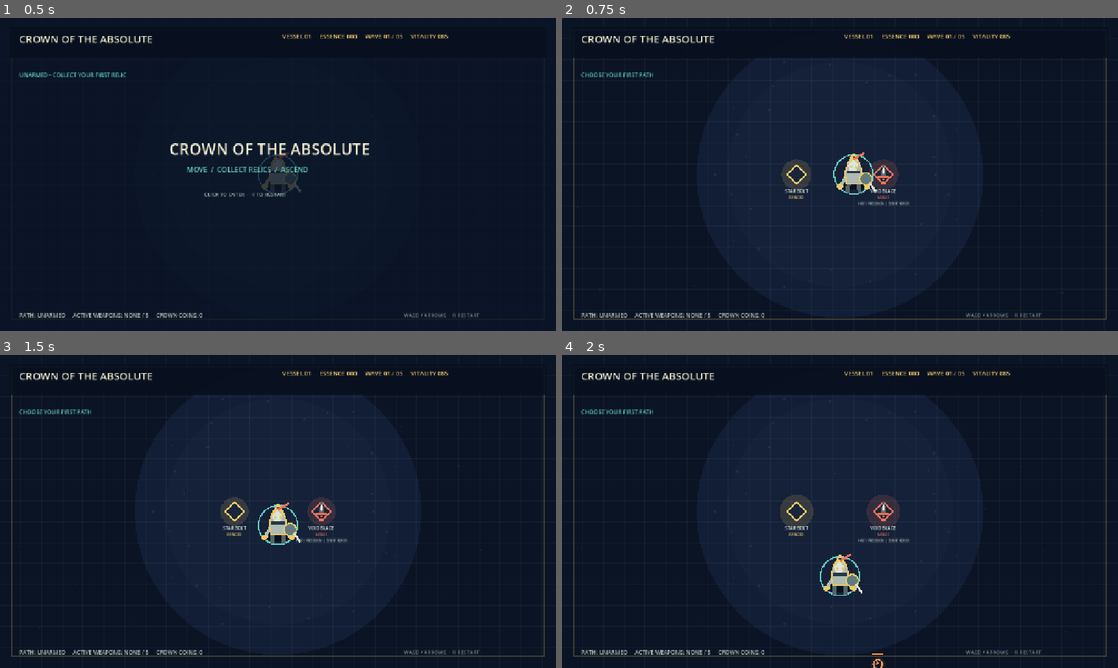
Above: before the commit, frames 1-4 (two rows, left to right).
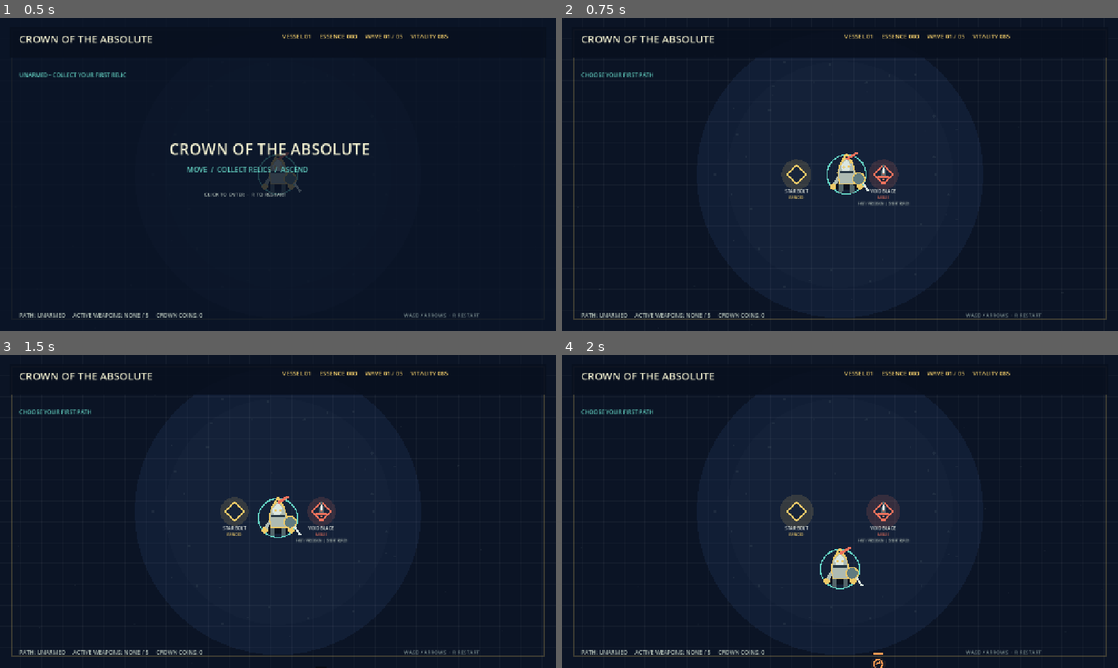
Above: after the commit, the same moments.

Repository: domaki7/new-project
Game: Godot game, scene res://main.tscn
The game is run twice, just before and just after one commit, with the same random seed, the same clock (stepped at 60 frames per second) and the same inputs.
Inputs (mouse positions are in pixels of both pictures, inside the frame that each line leads up to):
- Up to frame 1 (0.5 s): no input
- Up to frame 2 (0.75 s): tap Enter at 0.5 s; move the mouse to (962, 158) at 0.52 s; hold D from 0.53 s (still down); tap R at 0.6 s; click (962, 158) at 0.67 s
- Up to frame 3 (1.5 s): tap Space at 1.25 s; move the mouse to (166, 527) at 1.27 s; release D at 1.28 s; hold S from 1.28 s (still down); tap R at 1.35 s; click (166, 527) at 1.42 s
- Up to frame 4 (2 s): keep holding S

Frame 1 is identical in both runs. In frame 2, 0.6% of the frame differs, in the area x 47-57%, y 42-57%; in frame 3, 0.7%; in frame 4, 0.7%, in the area x 46-58%, y 61-100%.
Error before the commit: Invalid access to property or key 'strength' on a base object of type 'Dictionary'. (res://main.gd:713)
Error after the commit: Invalid access to property or key 'strength' on a base object of type 'Dictionary'. (res://main.gd:717)

Commit message:
Smooth player movement

Diff:
--- a/godot/main.gd
+++ b/godot/main.gd
@@ -33,6 +33,7 @@
 }
 
 var player := {"position": Vector2(640, 360), "health": 85.0, "max_health": 85.0, "speed": 235.0}
+var player_velocity := Vector2.ZERO
 var enemies: Array[Dictionary] = []
 var projectiles: Array[Dictionary] = []
 var pickups: Array[Dictionary] = []
@@ -189,7 +190,7 @@
 
 func start_game() -> void:
     mode = "play"
-    level = 1; essence = 0; wave = 1; boss_spawned = false; run_kills = 0; run_coins_earned = 0; player_hit_flash = 0.0; equipped.clear(); weapon_ranks.clear();  …(172 unchanged characters)…
+    level = 1; essence = 0; wave = 1; boss_spawned = false; run_kills = 0; run_coins_earned = 0; player_hit_flash = 0.0; player_velocity = Vector2.ZERO; equipped.clear(); weapon_ranks.clear();  …(172 unchanged characters)…
     weapon_family = ""; spawn_timer = 0.0; pickup_timer = 0.0; ascension_options.clear()
     player = {"position": ARENA_SIZE * 0.5, "health": 85.0 + meta_health * 12.0, "max_health": 85.0 + meta_health * 12.0, "speed": 235.0}
     pickups.append({"position": player.position + Vector2(100, 0), "name": "VOID BLADE", "family": "MELEE", "life": 40.0})
@@ -203,7 +204,10 @@
     if Input.is_key_pressed(KEY_D) or Input.is_key_pressed(KEY_RIGHT): movement.x += 1
     if Input.is_key_pressed(KEY_W) or Input.is_key_pressed(KEY_UP): movement.y -= 1
     if Input.is_key_pressed(KEY_S) or Input.is_key_pressed(KEY_DOWN): movement.y += 1
-    if movement.length() > 0: player.position += movement.normalized() * player.speed * delta
+    var target_velocity: Vector2 = movement.normalized() * player.speed if movement.length() > 0 else Vector2.ZERO
+    var steering: float = 1500.0 if movement.length() > 0 else 1900.0
+    player_velocity = player_velocity.move_toward(target_velocity, steering * delta)
+    player.position += player_velocity * delta
     player.position.x = clamp(player.position.x, 35.0, ARENA_SIZE.x - 35.0)
     player.position.y = clamp(player.position.y, 35.0, ARENA_SIZE.y - 35.0)
     spawn_timer -= delta; pickup_timer -= delta
